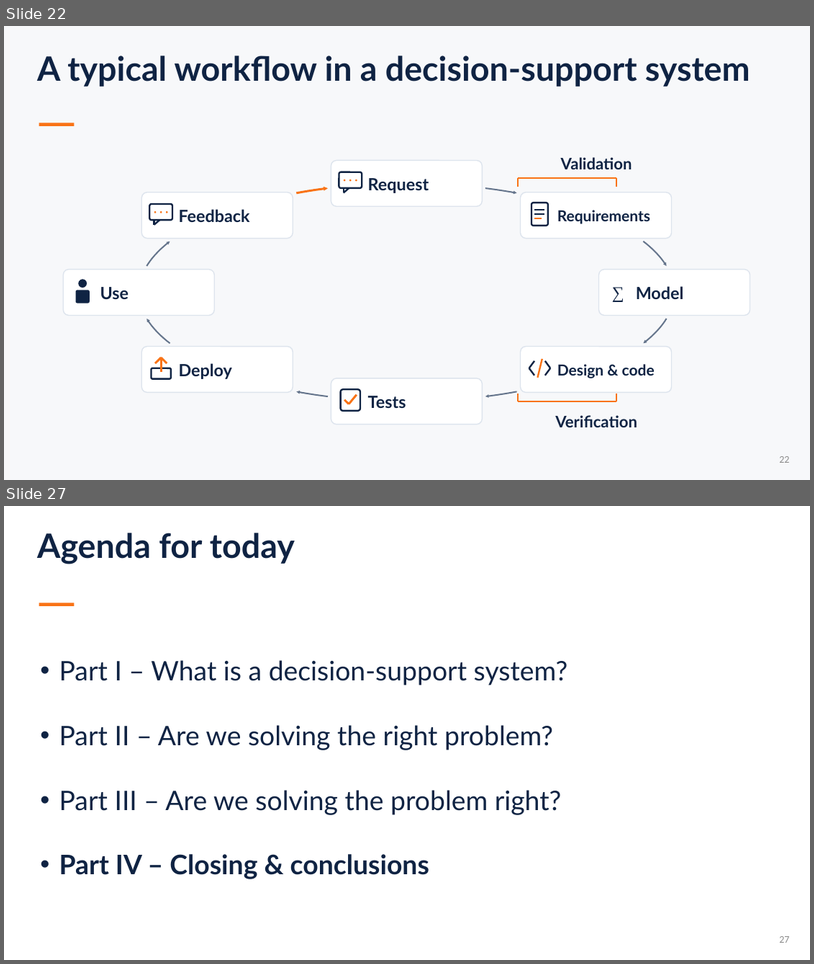
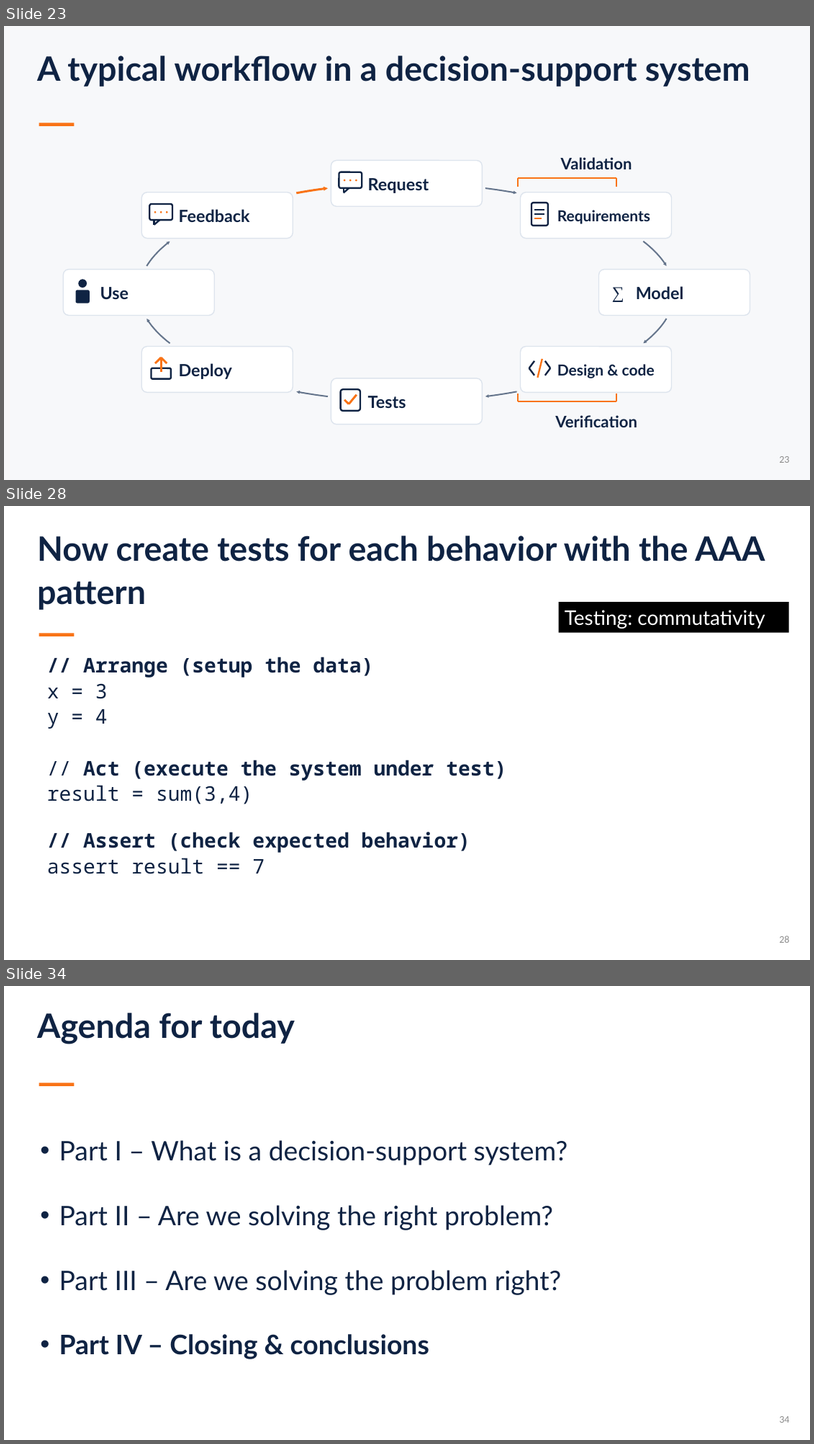
Before and after one commit to sefop/sefop-training-hub, a slide deck: workshops/2026-11-06-cal_poly/sefop-cal-poly.pptx. Shown one above the other, each under a label of ours: slides 22 and 27 before the commit, slides 23, 28 and 34 after it; the slides between them are not shown. The pictures are 814x964 and 814x1444 pixels, drawn with LibreOffice and Linux fonts; fonts in the diff are those of the drawing. Boxes give left, top, right and bottom in pixels: in the first picture for what was removed or moved away, otherwise in the second. Text is boxed around its words. In the diff, an @@ line names an element or a change of style, - is before the commit and + after.

```diff
--- a/workshops/2026-11-06-cal_poly/sefop-cal-poly.pptx
+++ b/workshops/2026-11-06-cal_poly/sefop-cal-poly.pptx
@@ slide 28 added at [4,506,810,960], background #FFFFFF @@
@@ text added at [37,536,765,610], 40 pt, text #0F2343, bold @@
+Now create tests for each behavior with the AAA pattern
@@ rectangle added at [558,602,790,633], fill #000000, 24 pt, text #FFFFFF @@
+Testing: commutativity
@@ rectangle added at [39,633,74,636], fill #F97316 @@
@@ text added at [47,656,507,874], 24 pt, text #0F2343, bold @@
+// Arrange (setup the data)
+x = 3
+y = 4
+// Act (execute the system under test)
+result = sum(3,4)
+// Assert (check expected behavior)
+assert result == 7
@@ page number added at [779,935,790,942], 12 pt, text #8C8C8C @@
+28
@@ what was slide 22 is now slide 23 @@
@@ what was slide 27 is now slide 34 @@
@@ page number at [779,1416,790,1422]: text changed @@
-27
+34
```
Also in this commit, not shown: 16 slides changed, 7 other slides added, 1 slide removed, 2 other files.
